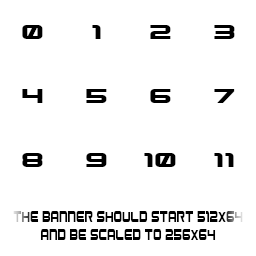
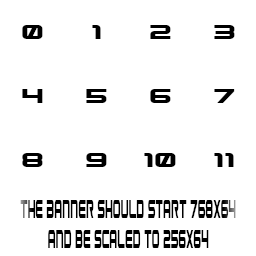
Two versions of the same layered image (256×256). Layer-by-layer changes:
painted on "New Layer" over [13, 200, 243, 248]
